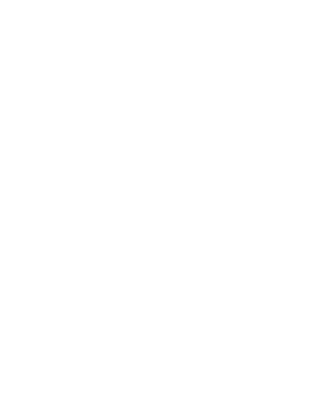
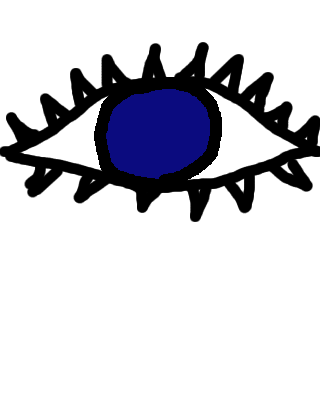
Two versions of the same layered image (320px x 400px). Layer-by-layer changes:
renamed "レイヤー 1" to "Leg2_0", hid it, painted on it over (70, 169, 253, 222)
showed "Ball0.in0" over (94, 77, 222, 190)
showed "Eye0_out" over (0, 42, 320, 222)
